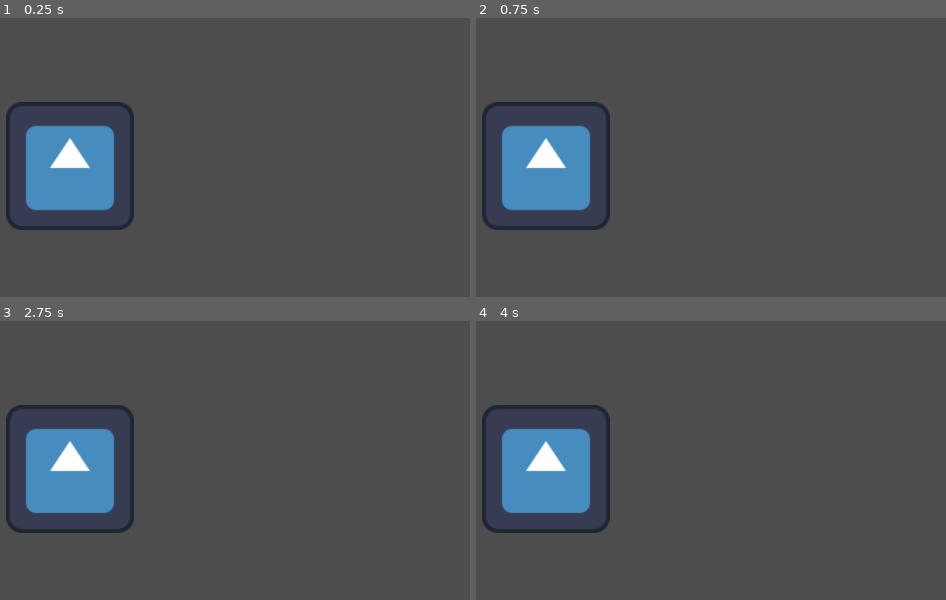
Above: before the commit, frames 1-4 (two rows, left to right).
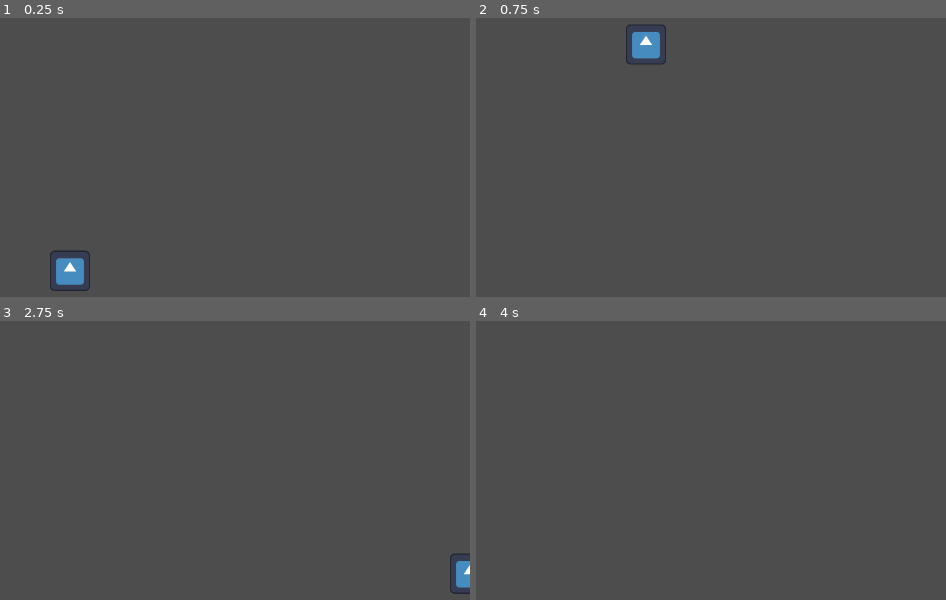
Above: after the commit, the same moments.

Repository: ArthurVayner/GameJam2026
Game: Godot game, scene res://Scenes/node_2d.tscn
Same seed, same stepped clock (60 frames per second), same inputs: the game is played once before the commit and once after it. The engine's default icon, where the game draws it, is replaced by a stand-in: a white triangle on a blue panel in a dark square.
Inputs:
- Up to frame 1 (0.25 s): no input
- Up to frame 2 (0.75 s): tap Enter (ui_accept) at 0.5, 0.6 s; hold Right (ui_right) from 0.53 s (still down)
- Up to frame 3 (2.75 s): tap W (jump) at 0.77, 0.8, 1.07, 1.35, 1.52, 1.82, 2.3 s; tap Enter (ui_accept) at 1.55, 2, 2.1 s; release Right (ui_right) at 2.03 s; hold Left (ui_left) from 2.03 s (still down)
- Up to frame 4 (4 s): release Left (ui_left) at 2.78 s; hold Right (ui_right) from 2.78 s (still down); tap Enter (ui_accept) at 2.85, 3.5 s; tap W (jump) at 3.02, 3.32, 3.6, 3.77 s

The runs differ from the first frame. In frame 1, 8.1% of the frame differs, in the area x 1-29%, y 30-98%; in frame 2, 8.1%; in frame 3, 7.7%; in frame 4, 7.4%.

Commit message:
add basic movement

Diff:
--- a/Scenes/node_2d.tscn
+++ b/Scenes/node_2d.tscn
@@ -1,10 +1,30 @@
 [gd_scene format=3 uid="uid://bvsdoigiupwji"]
 
-[ext_resource type="PackedScene" uid="uid://b31r4030t1cl7" path="res://Scenes/Player.tscn" id="1_j2wod"]
+[ext_resource type="Texture2D" uid="uid://bsjl2fjvntfiu" path="res://icon.svg" id="1_j2wod"]
+[ext_resource type="Script" uid="uid://o7jkida1e3y1" path="res://Scenes/player.gd" id="1_v1qfn"]
+
+[sub_resource type="RectangleShape2D" id="RectangleShape2D_epeh6"]
+size = Vector2(128, 130)
+
+[sub_resource type="RectangleShape2D" id="RectangleShape2D_tk1el"]
+size = Vector2(160, 10)
 
 [node name="Node2D" type="Node2D" unique_id=376487417]
 
 [node name="Camera2D" type="Camera2D" parent="." unique_id=1511300039]
 
-[node name="Player" parent="." unique_id=1816740253 instance=ExtResource("1_j2wod")]
-position = Vector2(0, -24)
+[node name="Player" type="CharacterBody2D" parent="." unique_id=1108929980]
+script = ExtResource("1_v1qfn")
+
+[node name="Sprite2D" type="Sprite2D" parent="Player" unique_id=1107394305]
+scale = Vector2(0.063, 0.063)
+texture = ExtResource("1_j2wod")
+
+[node name="CollisionShape2D" type="CollisionShape2D" parent="Player" unique_id=1214846212]
+shape = SubResource("RectangleShape2D_epeh6")
+
+[node name="Platform" type="StaticBody2D" parent="." unique_id=1038093249]
+
+[node name="CollisionShape2D" type="CollisionShape2D" parent="Platform" unique_id=884300538]
+position = Vector2(0, 67)
+shape = SubResource("RectangleShape2D_tk1el")
--- /dev/null
+++ b/Scenes/player.gd
@@ -0,0 +1,25 @@
+extends CharacterBody2D
+
+
+const SPEED = 100.0
+const JUMP_VELOCITY = -300.0
+
+
+func _physics_process(delta: float) -> void:
+	# Add the gravity.
+	if not is_on_floor():
+		velocity += get_gravity() * delta
+
+	# Handle jump.
+	if Input.is_action_just_pressed("ui_accept") and is_on_floor():
+		velocity.y = JUMP_VELOCITY
+
+	# Get the input direction and handle the movement/deceleration.
+	# As good practice, you should replace UI actions with custom gameplay actions.
+	var direction := Input.get_axis("ui_left", "ui_right")
+	if direction:
+		velocity.x = direction * SPEED
+	else:
+		velocity.x = move_toward(velocity.x, 0, SPEED)
+
+	move_and_slide()
--- a/project.godot
+++ b/project.godot
@@ -19,8 +19,9 @@
 
 window/size/viewport_width=160
 window/size/viewport_height=144
+window/size/window_width_override=800
+window/size/window_height_override=720
 window/stretch/mode="canvas_items"
-window/stretch/aspect="expand"
 
 [input]
 
Not shown, added: Scenes/player.gd.uid
